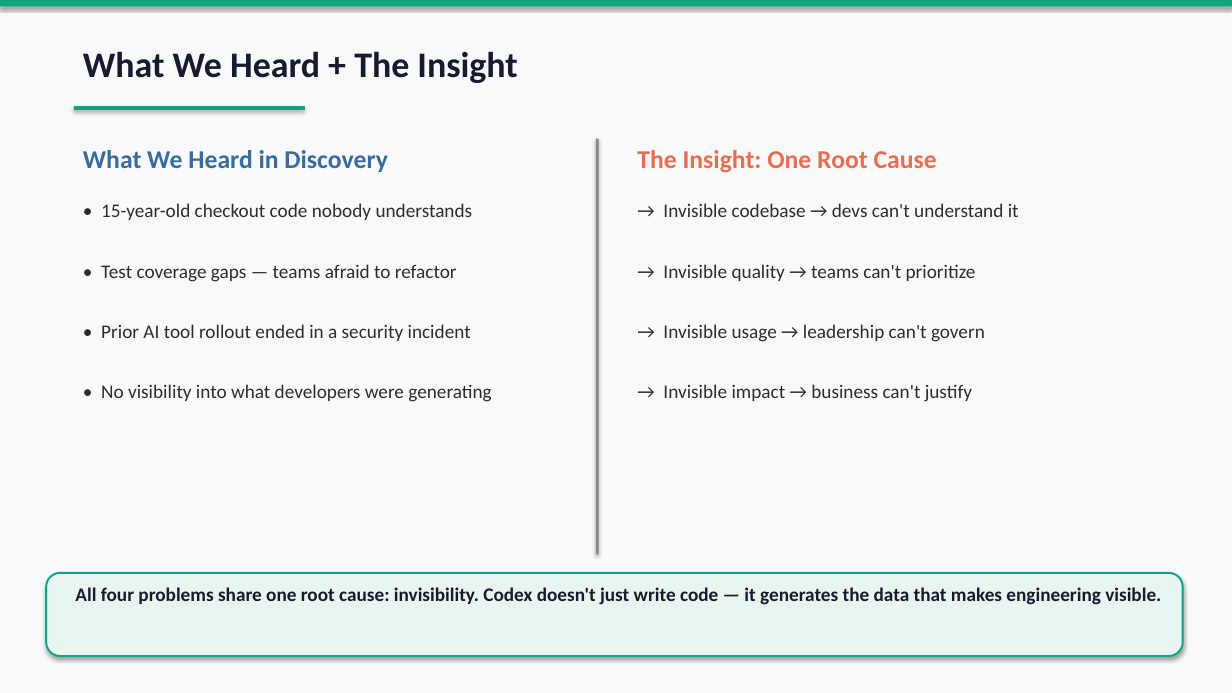
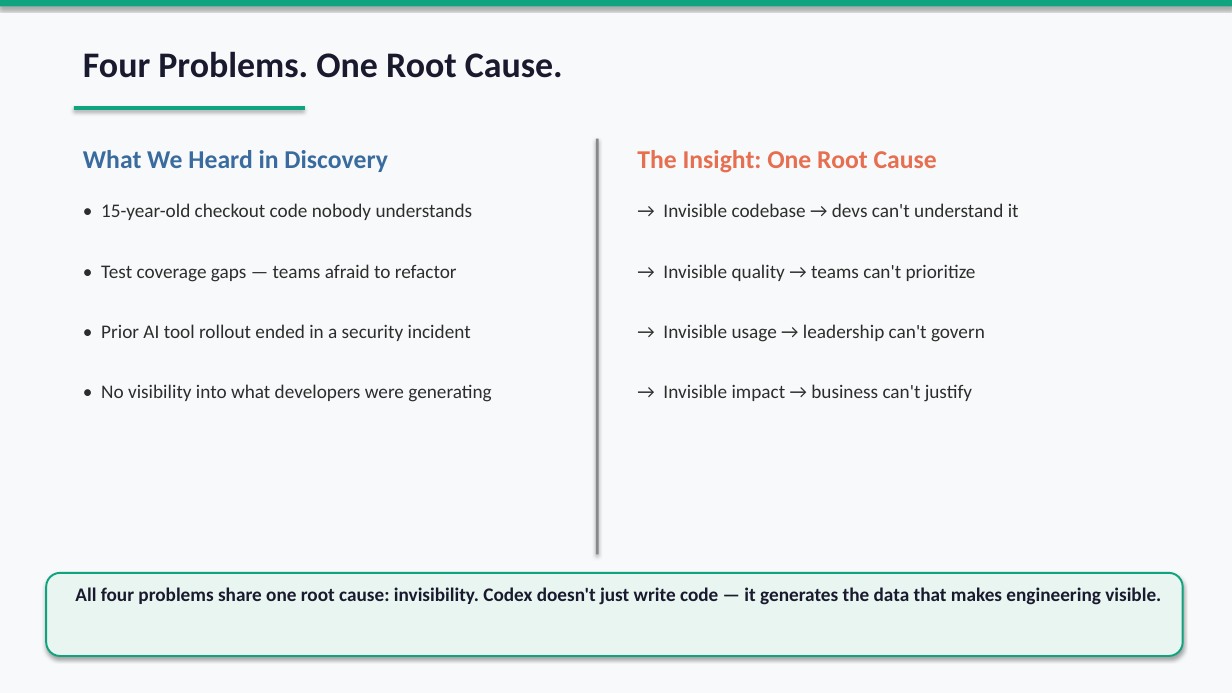
Before and after one commit to pretendhome/enablement, a slide deck: slide 2 of codex/codex_enablement_v2.pptx. Drawn at 1232x693 pixels with LibreOffice and Linux fonts; fonts in the diff are those of the drawing. Boxes give left, top, right and bottom in pixels: in the first picture for what was removed or moved away, otherwise in the second. Text is boxed around its words. In the diff, an @@ line names an element or a change of style, - is before the commit and + after.

```diff
--- a/codex/codex_enablement_v2.pptx
+++ b/codex/codex_enablement_v2.pptx
@@ text at [83,51,563,78]: text changed @@
-What We Heard + The Insight
+Four Problems. One Root Cause.
```
Also in this commit, not shown: 5 other slides changed, 6 other files.
